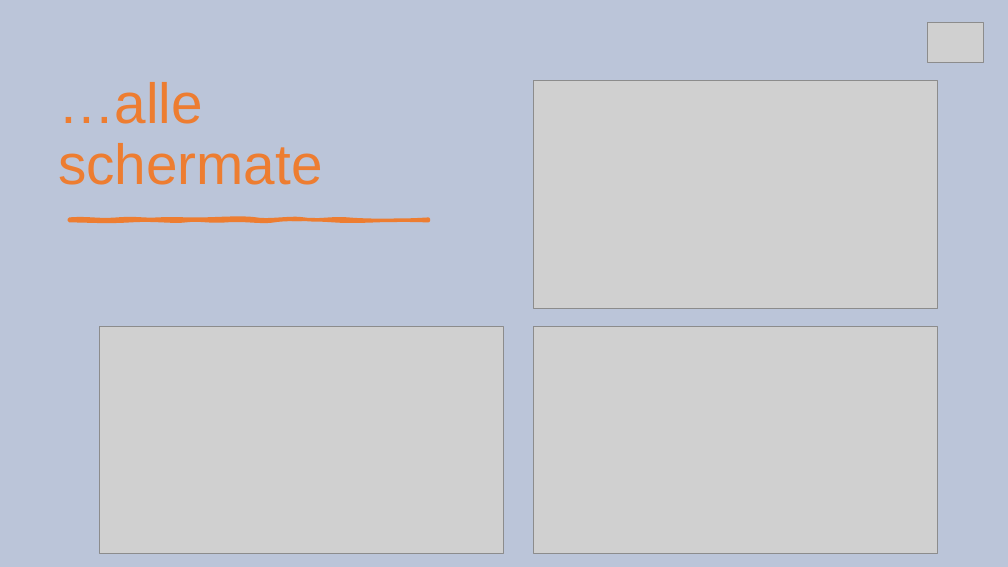
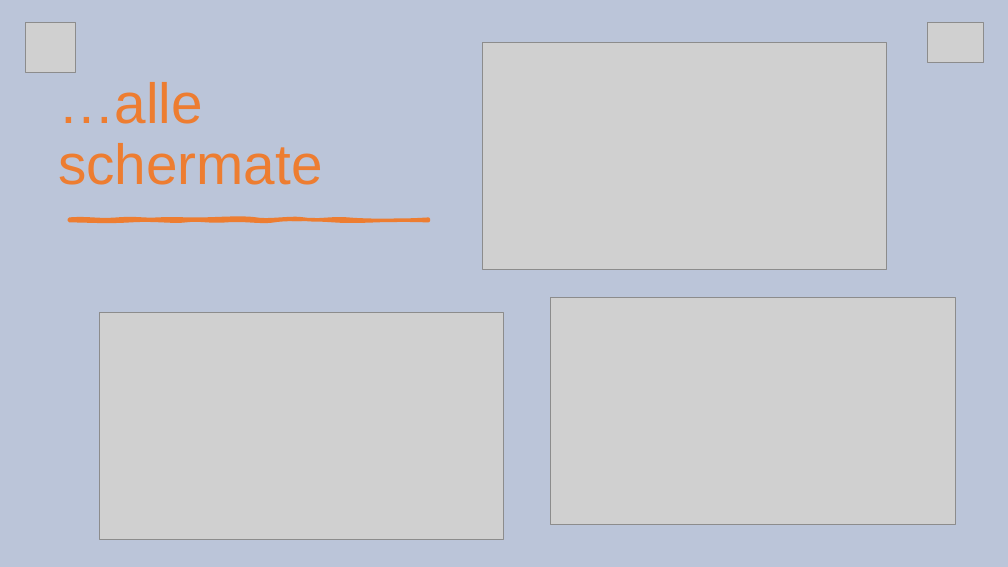
Before and after one commit to RiccardoBarbieri/iovoto, a slide deck: slide 11 of ioVoto.pptx (slide 10 before the commit). Drawn at 1008x567 pixels with LibreOffice and Linux fonts; fonts in the diff are those of the drawing; grey boxes stand for pictures. Boxes give left, top, right and bottom in pixels: in the first picture for what was removed or moved away, otherwise in the second. Text is boxed around its words. In the diff, an @@ line names an element or a change of style, - is before the commit and + after.

```diff
--- a/ioVoto.pptx
+++ b/ioVoto.pptx
@@ picture added at box(25, 23, 76, 73) @@
@@ picture: place and size @@
-picture at box(534, 81, 938, 309)
+picture at box(482, 42, 887, 270)
@@ picture: place and size @@
-picture at box(534, 327, 938, 554)
+picture at box(551, 297, 955, 525)
@@ picture: place and size @@
-picture at box(100, 327, 504, 554)
+picture at box(100, 312, 504, 540)
```
Also in this commit, not shown: 9 other slides changed, 2 slides added, 1 slide removed.
